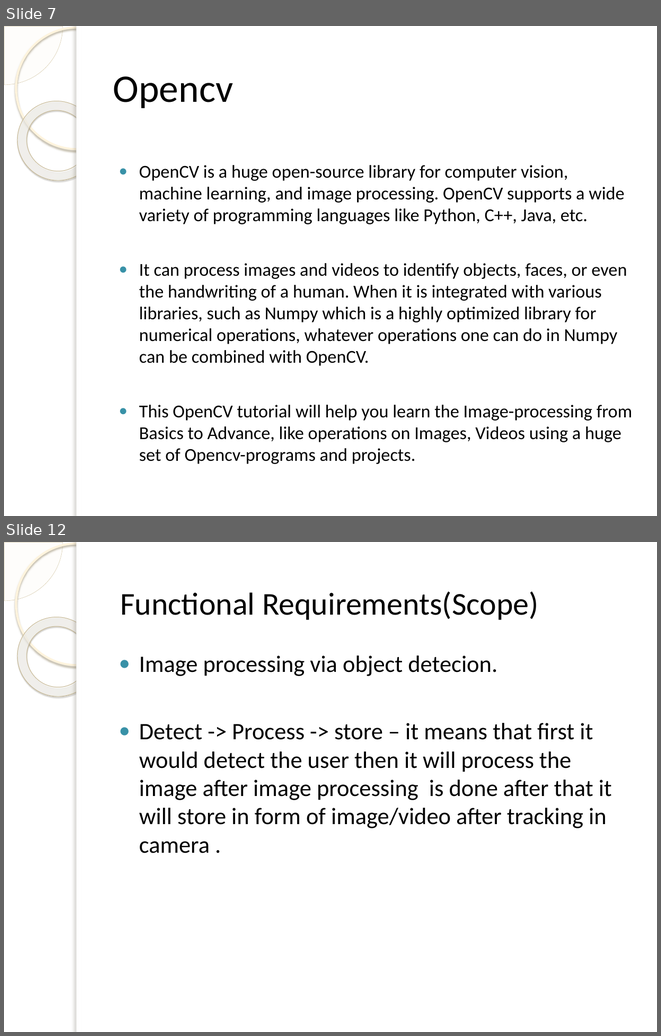
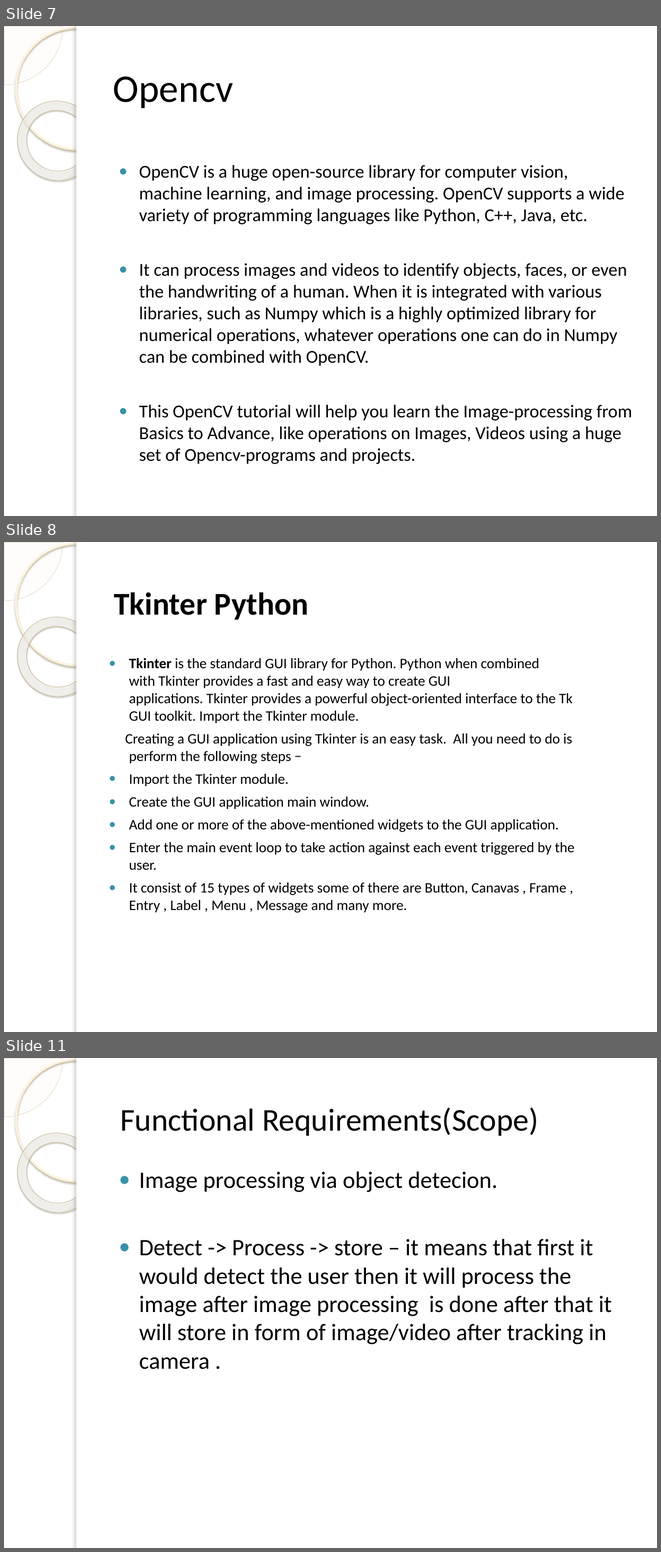
Before and after one commit to krushnal111/SGP-Final-Semester, a slide deck: SMART CCTV.pptx. Shown one above the other, each under a label of ours: slides 7 and 12 before the commit, slides 7, 8 and 11 after it; the slides between them are not shown. The pictures are 661x1036 and 661x1552 pixels, drawn with LibreOffice and Linux fonts; fonts in the diff are those of the drawing; background and template pictures are left out. Boxes give left, top, right and bottom in pixels: in the first picture for what was removed or moved away, otherwise in the second. Text is boxed around its words. In the diff, an @@ line names an element or a change of style, - is before the commit and + after.

```diff
--- a/SMART CCTV.pptx
+++ b/SMART CCTV.pptx
@@ slide 8 added at bbox=[4, 542, 657, 1032], background picture (left out); not listed: 5 template elements that a slide beside it also shows @@
@@ text added at bbox=[114, 592, 309, 620], 35 pt, text #000000, bold @@
+Tkinter Python
@@ text added at bbox=[125, 658, 574, 912], 16 pt, text #000000 @@
+● Tkinter is the standard GUI library for Python. Python when combined with Tkinter provides a fast and easy way to create GUI applications. Tkinter provides a powerful object-oriented interface to the Tk GUI toolkit. Import the Tkinter module.
+Creating a GUI application using Tkinter is an easy task. All you need to do is perform the following steps −
+● Import the Tkinter module.
+● Create the GUI application main window.
+● Add one or more of the above-mentioned widgets to the GUI application.
+● Enter the main event loop to take action against each event triggered by the user.
+● It consist of 15 types of widgets some of there are Button, Canavas , Frame , Entry , Label , Menu , Message and many more.
@@ what was slide 12 is now slide 11 @@
```
Also in this commit, not shown: 6 slides changed, 1 other slide added, 2 slides removed.
